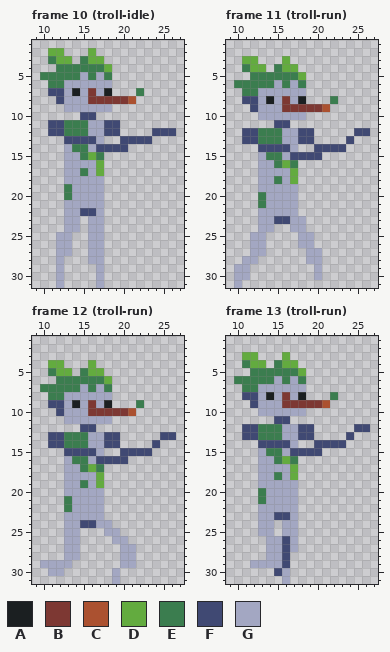
Two states of a pixel-art file, Concept/player.aseprite. The picture above is the old version.
32x32 pixels, 18 frames. Shown: frame 10 (troll-idle): x 9..27, y 1..31; frame 11 (troll-run): x 9..27, y 1..31; frame 12 (troll-run): x 9..27, y 1..31; frame 13 (troll-run): x 9..27, y 1..31. The commit also changed other frames, which this record leaves out.
Palette (. is transparent): A #1b1f21  B #7d3833  C #ab5130  D #63ab3f  E #3b7d4f  F #404973  G #a3a7c2
New version:
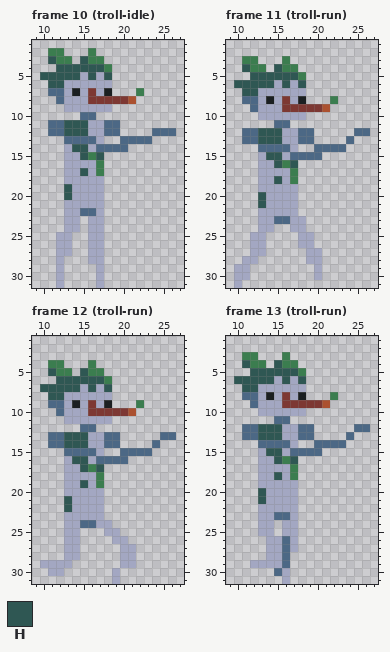
Colours new in this view: H #2f5753
Diff:
Colour F changes from #404973 to #4c6885.
Frame 10 (troll-idle):
The edit turns colour D into colour E in row 2 at x 11 to 12 and 16; in row 3 at x 12 to 13 and 16 to 17; in row 4 at x 18; in row 15 at x 16; in rows 16 to 17 at x 17.
The edit turns colour E into colour H in row 3 at x 11 and 15; in row 4 at x 12 to 17; in row 5 at x 10 to 14, 16 and 18; in row 6 at x 11 to 12; in rows 11 to 12 at x 13 to 15; in row 14 at x 14 to 15.
The edit turns colour E into colour H in row 15 at x 15 and 17; in row 17 at x 15; in rows 19 to 20 at x 13.
Frame 11 (troll-run):
The edit turns colour D into colour E in row 3 at x 11 to 12 and 16; in row 4 at x 12 to 13 and 16 to 17; in row 5 at x 18; in row 16 at x 16; in rows 17 to 18 at x 17.
The edit turns colour E into colour H in row 4 at x 11 and 15; in row 5 at x 12 to 17; in row 6 at x 10 to 14, 16 and 18; in row 7 at x 11 to 12; in rows 12 to 13 at x 13 to 15; in row 15 at x 14 to 15.
The edit turns colour E into colour H in row 16 at x 15 and 17; in row 18 at x 15; in rows 20 to 21 at x 13.
Frame 12 (troll-run):
The edit turns colour D into colour E in row 4 at x 11 to 12 and 16; in row 5 at x 12 to 13 and 16 to 17; in row 6 at x 18; in row 17 at x 16; in rows 18 to 19 at x 17.
The edit turns colour E into colour H in row 5 at x 11 and 15; in row 6 at x 12 to 17; in row 7 at x 10 to 14, 16 and 18; in row 8 at x 11 to 12; in rows 13 to 14 at x 13 to 15; in row 16 at x 14 to 15.
The edit turns colour E into colour H in row 17 at x 15 and 17; in row 19 at x 15; in rows 21 to 22 at x 13.
Frame 13 (troll-run): the same change as frame 11 (troll-run)
